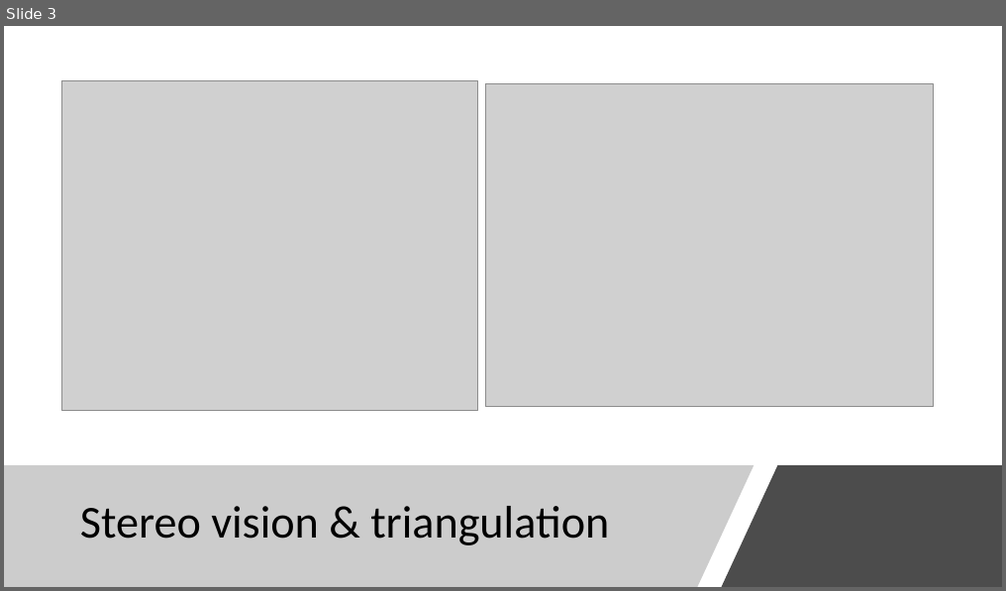
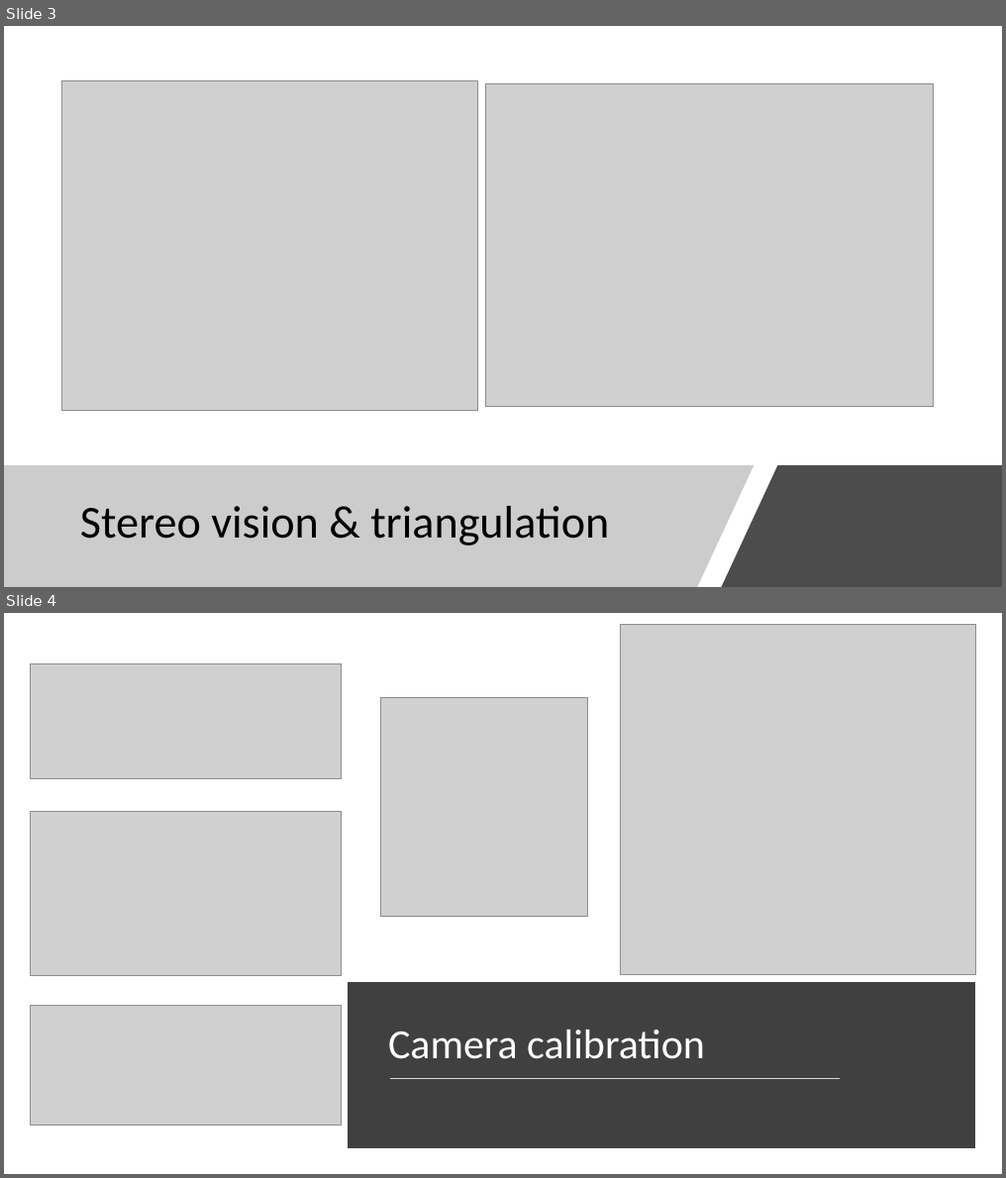
Before and after one commit to gitglob/02504-Computer-Vision, a slide deck: exam/presentation.pptx. Shown one above the other, each under a label of ours: slide 3 before the commit, slides 3 and 4 after it. The pictures are 1006x591 and 1006x1178 pixels, drawn with LibreOffice and Linux fonts; fonts in the diff are those of the drawing; grey boxes stand for pictures. Boxes give left, top, right and bottom in pixels: in the first picture for what was removed or moved away, otherwise in the second. Text is boxed around its words. In the diff, an @@ line names an element or a change of style, - is before the commit and + after.

Commit message:
camera calib 3x4

```diff
--- a/exam/presentation.pptx
+++ b/exam/presentation.pptx
@@ slide 4 added at bbox=[4, 613, 1002, 1174], background #FFFFFF @@
@@ picture added at bbox=[620, 624, 976, 975] @@
@@ picture added at bbox=[30, 663, 341, 779] @@
@@ picture added at bbox=[380, 697, 587, 916] @@
@@ picture added at bbox=[30, 812, 341, 976] @@
@@ rectangle added at bbox=[352, 988, 970, 1144], fill #404040, outline #404040 10 pt @@
@@ picture added at bbox=[30, 1006, 341, 1126] @@
@@ title added at bbox=[388, 1030, 705, 1059], 40 pt, text #FFFFFF @@
+Camera calibration
@@ line added from (390, 1079) to (840, 1079), #D9D9D9 1.25 pt @@
```
Also in this commit, not shown: 1 other file.
